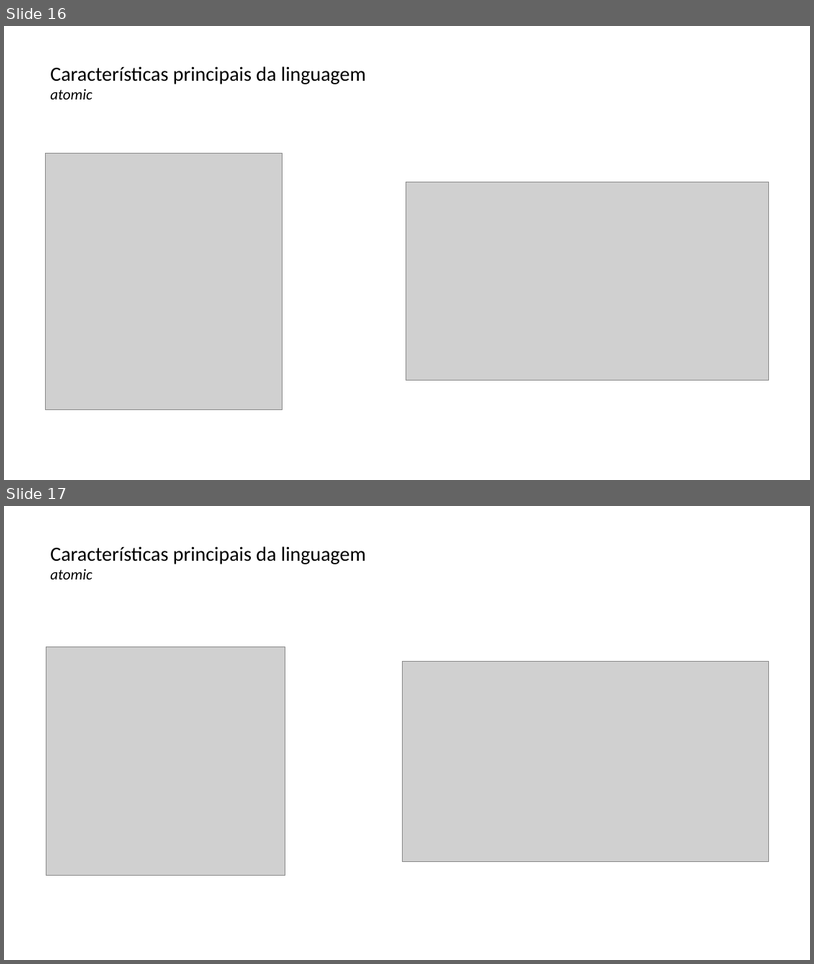
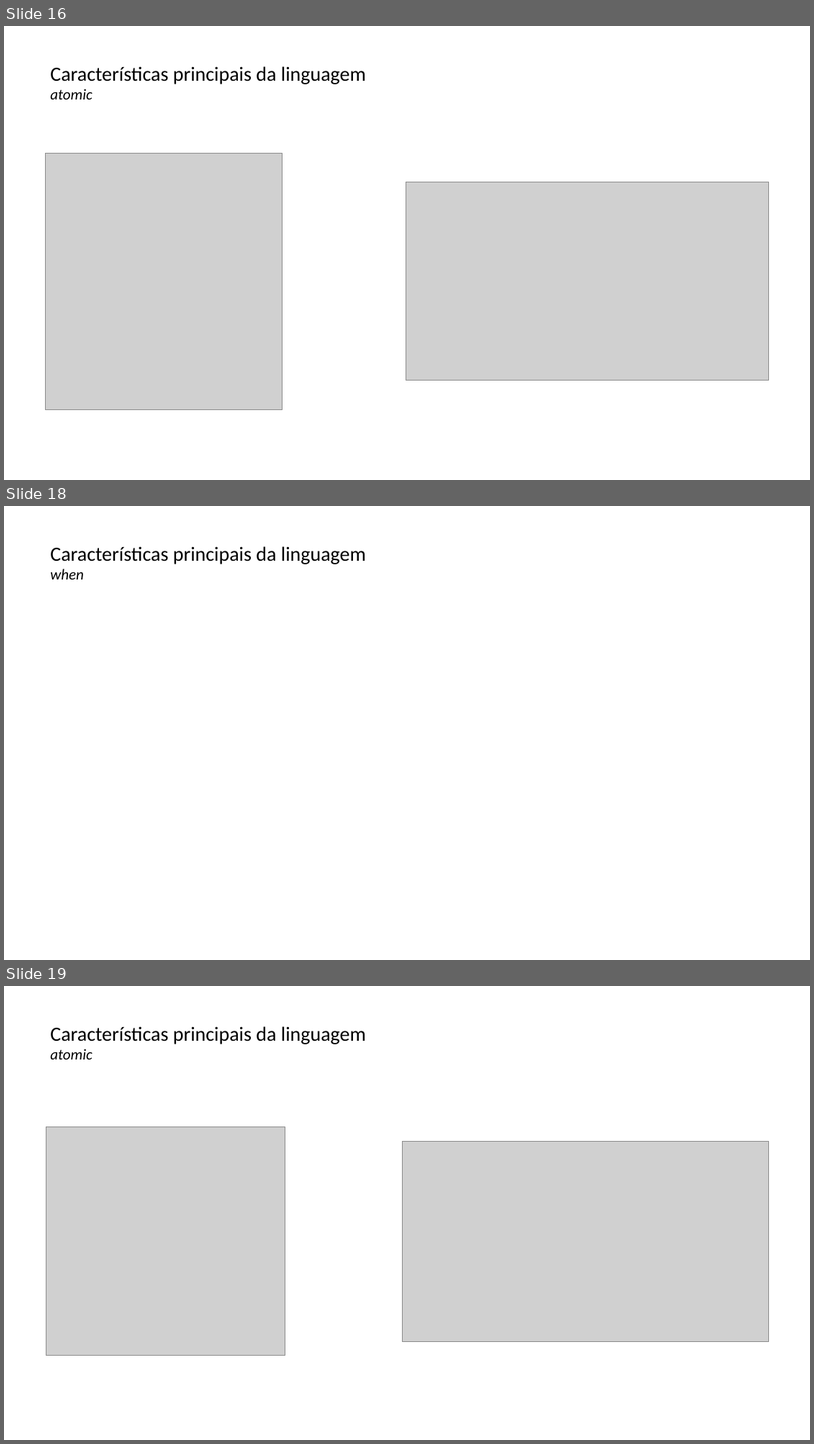
Before and after one commit to lquatrin/inf2591, a slide deck: x10.pptx. Shown one above the other, each under a label of ours: slides 16 and 17 before the commit, slides 16, 18 and 19 after it; the slides between them are not shown. The pictures are 814x964 and 814x1444 pixels, drawn with LibreOffice and Linux fonts; fonts in the diff are those of the drawing; grey boxes stand for pictures. Boxes give left, top, right and bottom in pixels: in the first picture for what was removed or moved away, otherwise in the second. Text is boxed around its words. In the diff, an @@ line names an element or a change of style, - is before the commit and + after.

```diff
--- a/x10.pptx
+++ b/x10.pptx
@@ slide 18 added at [4, 506, 810, 960], background #FFFFFF @@
@@ title added at [50, 546, 366, 579], 24 pt, text #000000 @@
+Características principais da linguagem
+when
@@ what was slide 17 is now slide 19 @@
```
Also in this commit, not shown: 3 slides changed, 1 other slide added.
